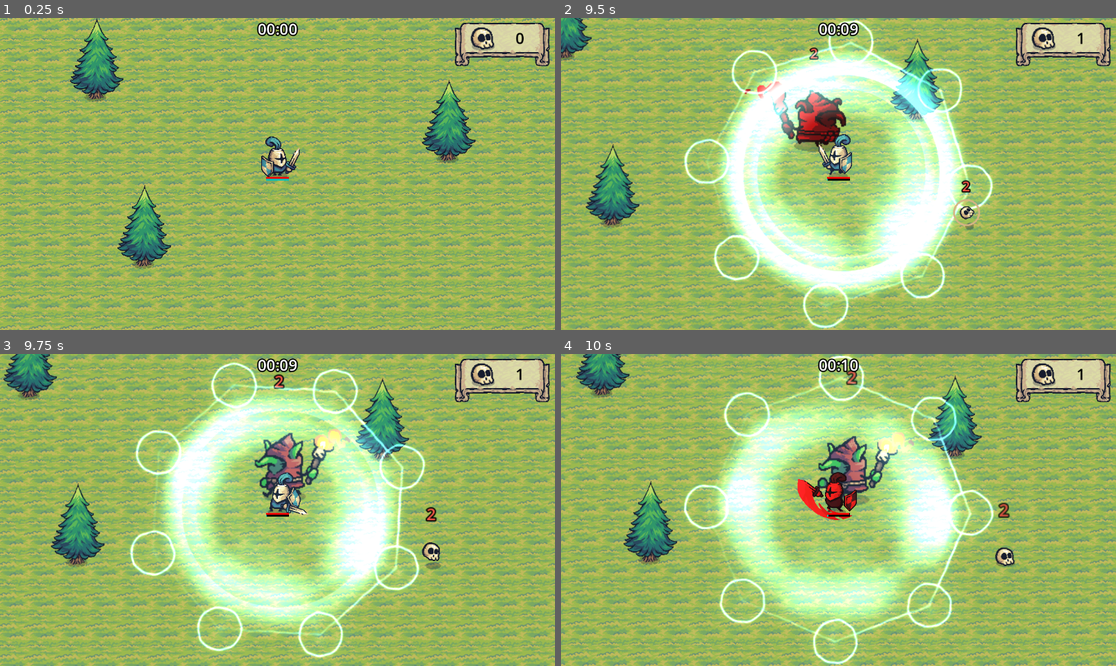
Above: before the commit, frames 1-4 (two rows, left to right).
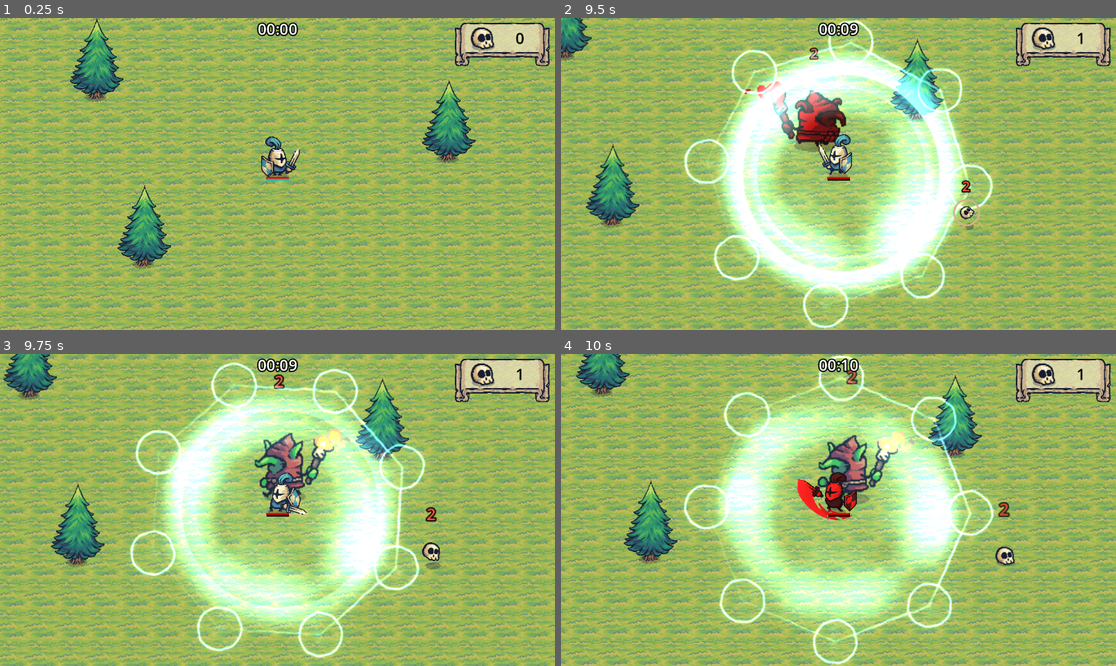
Above: after the commit, the same moments.

Repository: GracilianoOG/godot-dio-tiny-swords
Game: Godot game, scene res://main.tscn
Same seed, same stepped clock (60 frames per second), same inputs: the game is played once before the commit and once after it.
Inputs (mouse positions are in pixels of both pictures, inside the frame that each line leads up to):
- Up to frame 1 (0.25 s): no input
- Up to frame 2 (9.5 s): move the mouse to (960, 158) at 0.52 s; hold D (move_right) 0.53-1.28 s; click (960, 158) at 0.6 s; move the mouse to (727, 189) at 1.27 s; hold S (move_down) 1.28-2.03 s; tap F (special) every 1.5 s from 1.35 to 8.85 s; move the mouse to (894, 105) at 2.02 s; hold D (move_right) 2.03-2.78 s; click (894, 105) at 2.1 s; move the mouse to (810, 236) at 2.77 s; hold W (move_up) 2.78-3.53 s; move the mouse to (1005, 220) at 3.52 s; hold A (move_left) 3.53-5.03 s; click (1005, 220) at 3.6 s; move the mouse to (672, 127) at 4.27 s; move the mouse to (866, 174) at 5.02 s; hold S (move_down) 5.03-5.78 s; click (866, 174) at 5.1 s; move the mouse to (755, 96) at 5.77 s; hold D (move_right) 5.78-6.53 s; move the mouse to (960, 158) at 6.52 s; hold W (move_up) 6.53-7.28 s; click (960, 158) at 6.6 s; move the mouse to (727, 189) at 7.27 s; hold D (move_right) 7.28-8.03 s; move the mouse to (894, 105) at 8.02 s; hold S (move_down) 8.03-8.78 s; click (894, 105) at 8.1 s; move the mouse to (810, 236) at 8.77 s; hold A (move_left) from 8.78 s (still down)
- Up to frame 3 (9.75 s): move the mouse to (444, 556) at 9.52 s; release A (move_left) at 9.53 s; hold W (move_up) from 9.53 s (still down); click (444, 556) at 9.6 s
- Up to frame 4 (10 s): keep holding W (move_up)

Frames 1-3 are identical in both runs. In frame 4, 25% of the frame differs, in the area x 0-100%, y 0-100%.

Commit message:
Change hitbox position

Diff:
--- a/player/player.tscn
+++ b/player/player.tscn
@@ -227,7 +227,7 @@
 vframes = 8
 
 [node name="CollisionShape2D" type="CollisionShape2D" parent="."]
-position = Vector2(0, -9)
+position = Vector2(0, -11)
 shape = SubResource("CircleShape2D_jji0o")
 debug_color = Color(0, 0.6, 0.701961, 0.121569)
 
@@ -247,7 +247,7 @@
 [node name="HitboxArea" type="Area2D" parent="."]
 
 [node name="CollisionShape2D" type="CollisionShape2D" parent="HitboxArea"]
-position = Vector2(0, -27)
+position = Vector2(0, -24)
 shape = SubResource("CapsuleShape2D_v2m0s")
 debug_color = Color(0.964706, 0.129412, 0, 0.12549)
 
